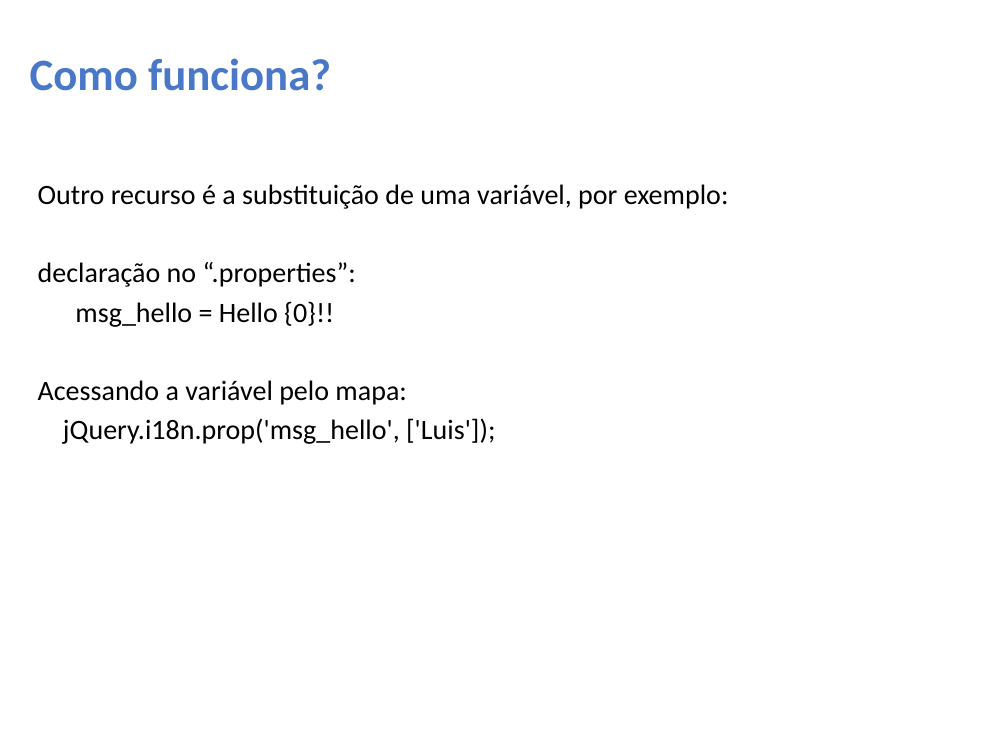
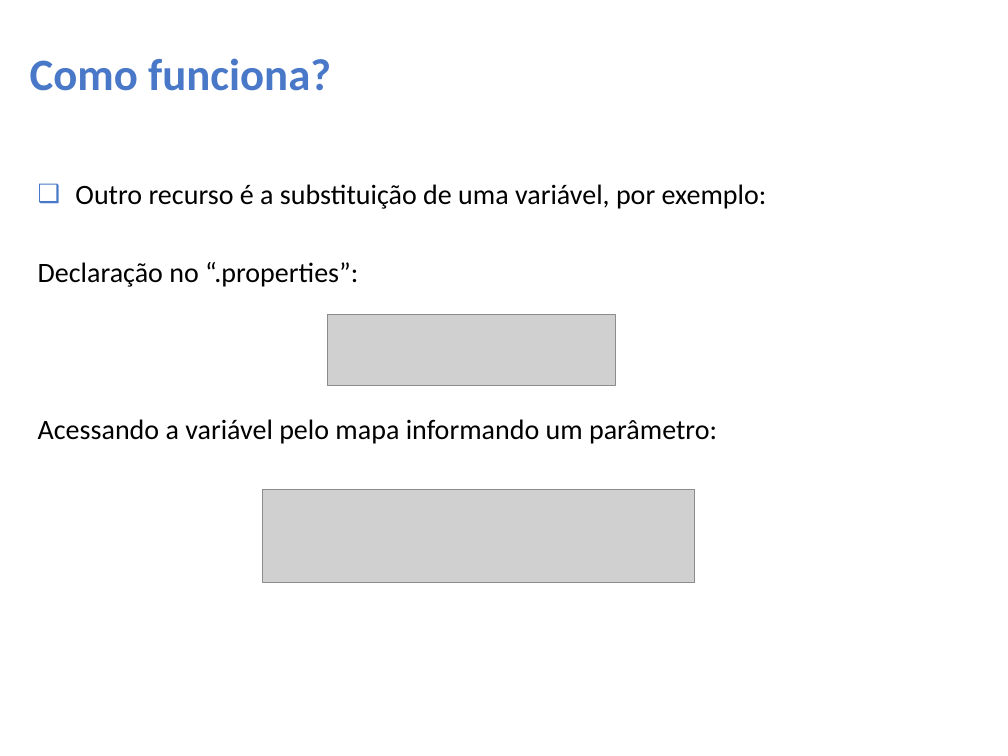
Before and after one commit to teltools/labs-jquery-i18n, a slide deck: slide 7 of I18N/I18n.pptx. Drawn at 1008x756 pixels with LibreOffice and Linux fonts; fonts in the diff are those of the drawing; grey boxes stand for pictures; background and template pictures are left out. Boxes give left, top, right and bottom in pixels: in the first picture for what was removed or moved away, otherwise in the second. Text is boxed around its words. In the diff, an @@ line names an element or a change of style, - is before the commit and + after.

```diff
--- a/I18N/I18n.pptx
+++ b/I18N/I18n.pptx
@@ text at [75, 184, 767, 209]: bullet none to ❑ @@
@@ text at [38, 262, 717, 444]: text changed @@
-declaração no “.properties”:
-msg_hello = Hello {0}!!
-Acessando a variável pelo mapa:
-jQuery.i18n.prop('msg_hello', ['Luis']);
+Declaração no “.properties”:
+Acessando a variável pelo mapa informando um parâmetro:
@@ picture added at [328, 314, 615, 386] @@
@@ picture added at [263, 489, 695, 583] @@
```
Also in this commit, not shown: 8 other slides changed.
